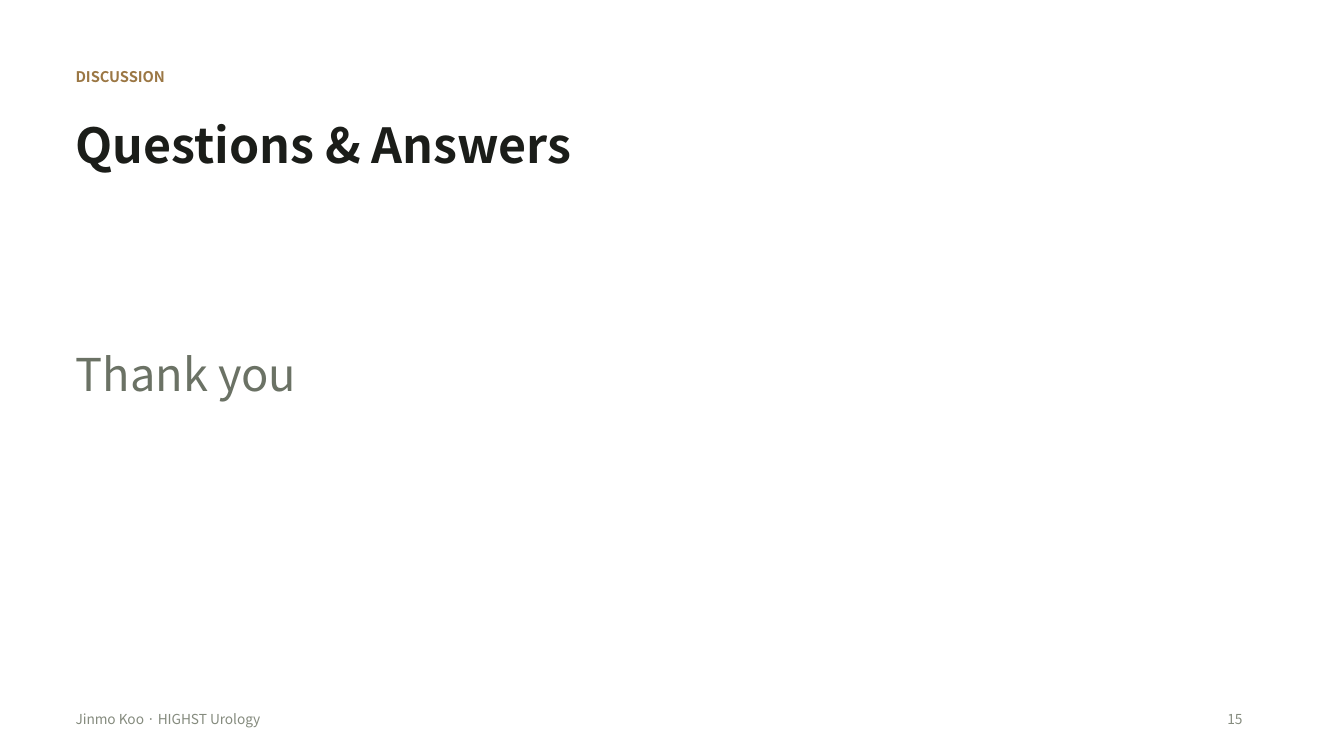
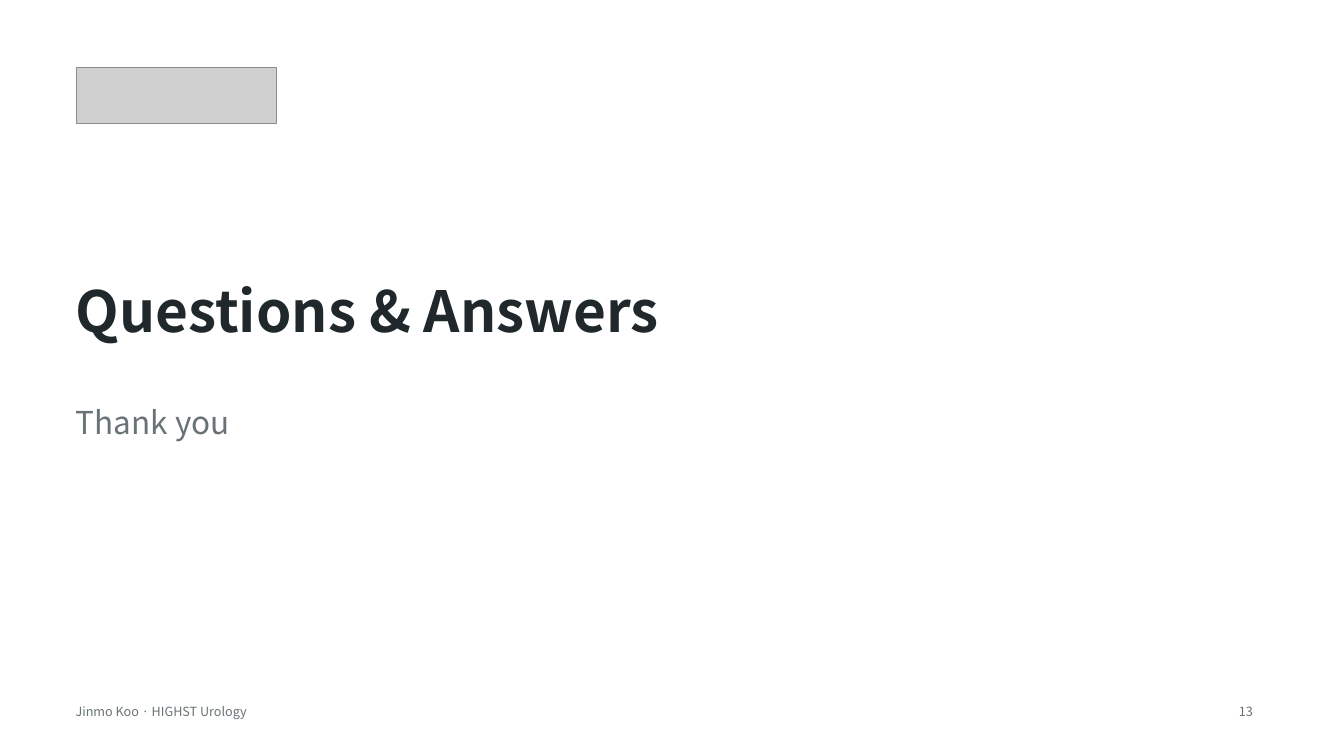
Before and after one commit to notoow/vietnam-urology-webinar, a slide deck: slide 13 of downloads/highst-perioperative-webinar.pptx (slide 15 before the commit). Drawn at 1344x756 pixels with LibreOffice and Linux fonts; fonts in the diff are those of the drawing; grey boxes stand for pictures. Boxes give left, top, right and bottom in pixels: in the first picture for what was removed or moved away, otherwise in the second. Text is boxed around its words. In the diff, an @@ line names an element or a change of style, - is before the commit and + after.

Commit message:
Apply approved conference design to the main webinar deck

```diff
--- a/downloads/highst-perioperative-webinar.pptx
+++ b/downloads/highst-perioperative-webinar.pptx
@@ text removed at (76,71,165,82) @@
-DISCUSSION
@@ picture added at (77,68,276,124) @@
@@ text "Questions & Answers": place and size @@
-text "Questions & Answers" at (76,124,571,173)
+text "Questions & Answers" at (76,286,659,344)
@@ text "Questions & Answers" at (76,286,659,344): size 34.5 to 40.5 pt, text colour #1B1D19 to #20282C @@
@@ text "Thank you": place and size @@
-text "Thank you" at (76,355,296,402)
+text "Thank you" at (76,409,230,442)
@@ text "Thank you" at (76,409,230,442): size 32.2 to 22.5 pt, text colour #6B7265 to #697276 @@
@@ text "Jinmo Koo · HIGHST Urology": place and size @@
-text "Jinmo Koo · HIGHST Urology" at (76,713,260,728)
+text "Jinmo Koo · HIGHST Urology" at (76,706,247,719)
@@ text "Jinmo Koo · HIGHST Urology" at (76,706,247,719): size 9.8 to 9 pt, text colour #858B7E to #697276 @@
@@ text removed at (1227,714,1242,724) @@
-15
@@ text added at (1239,706,1253,716), 9 pt, text #697276 @@
+13
```
Also in this commit, not shown: 12 other slides changed, 2 slides removed, 11 other files.
